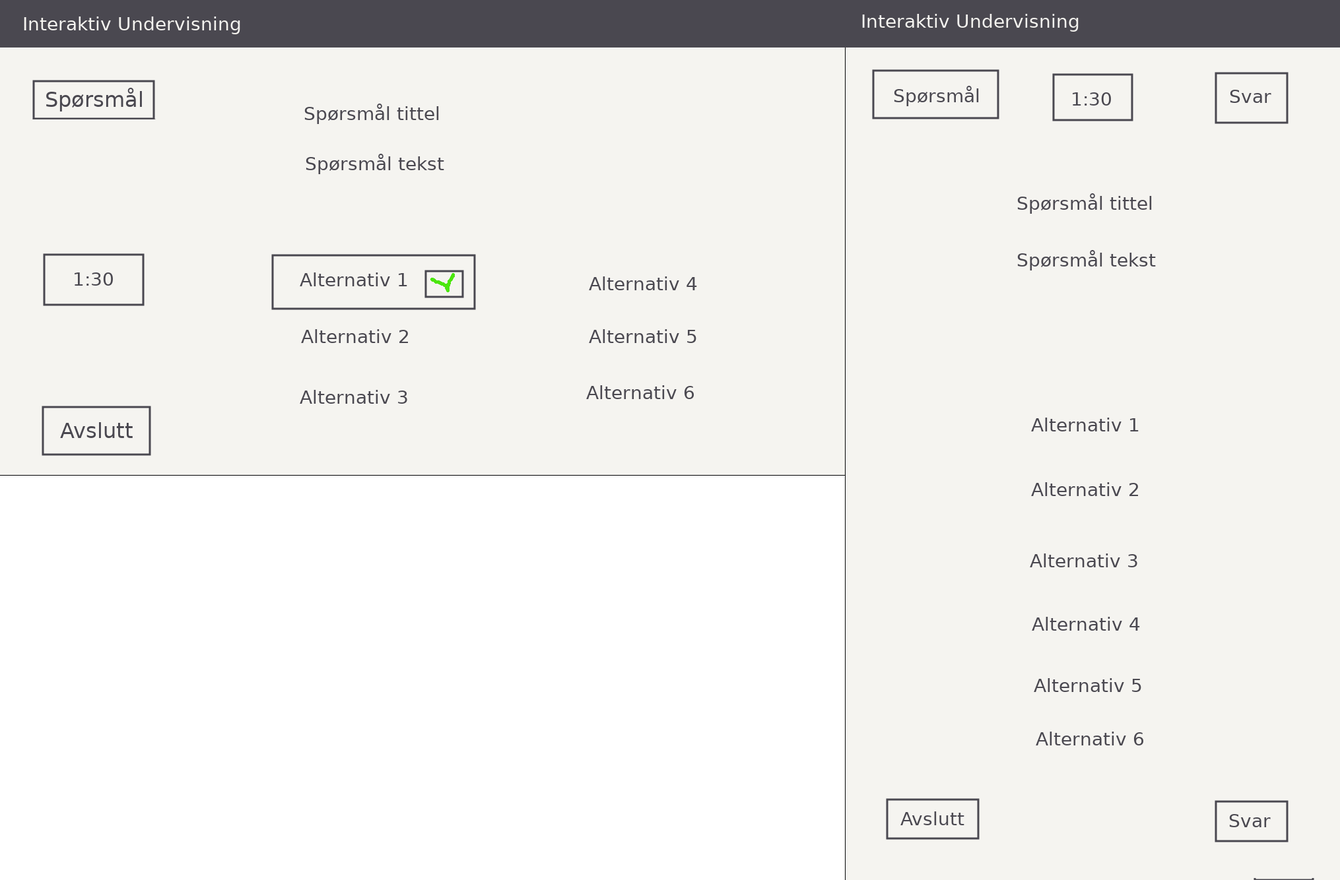
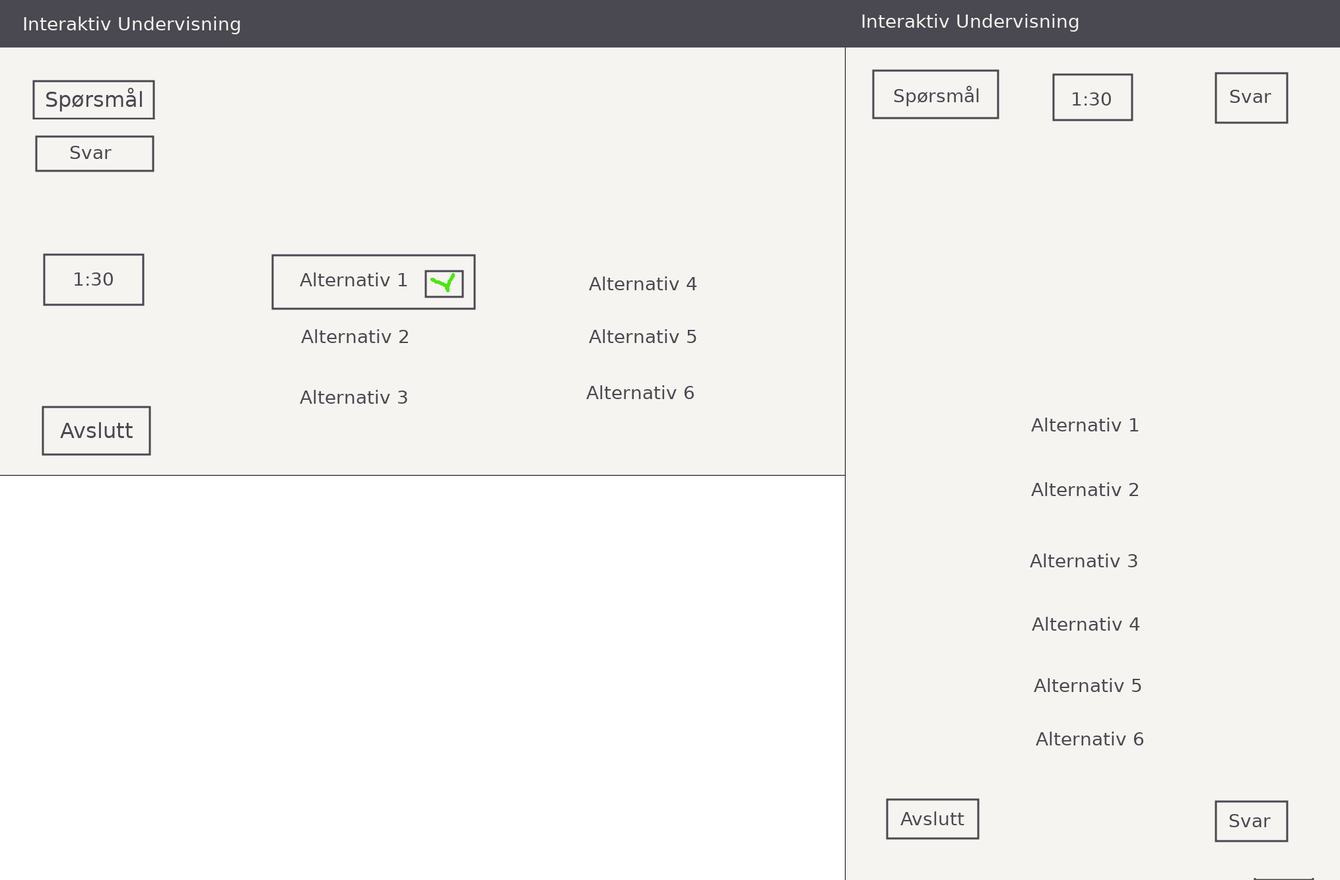
Comparing the layer stacks of the two 1340×880 images. Changes:
painted on "Spørsmål tekst" over [305, 153, 445, 175]
painted on "Spørsmål tittel" over [304, 103, 439, 125]
painted on "Spørsmål tekst #1" over [1017, 250, 1156, 271]
painted on "Spørsmål tittel #1" over [1017, 193, 1152, 214]
added layer "Svar" above "Layer" over [69, 145, 112, 160]
painted on "Layer" over [34, 135, 155, 173]
